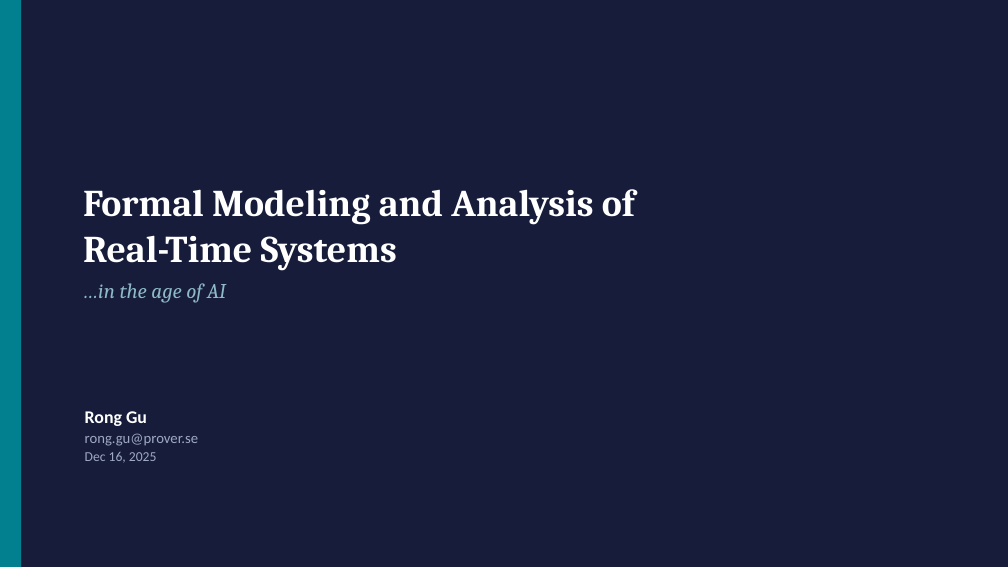
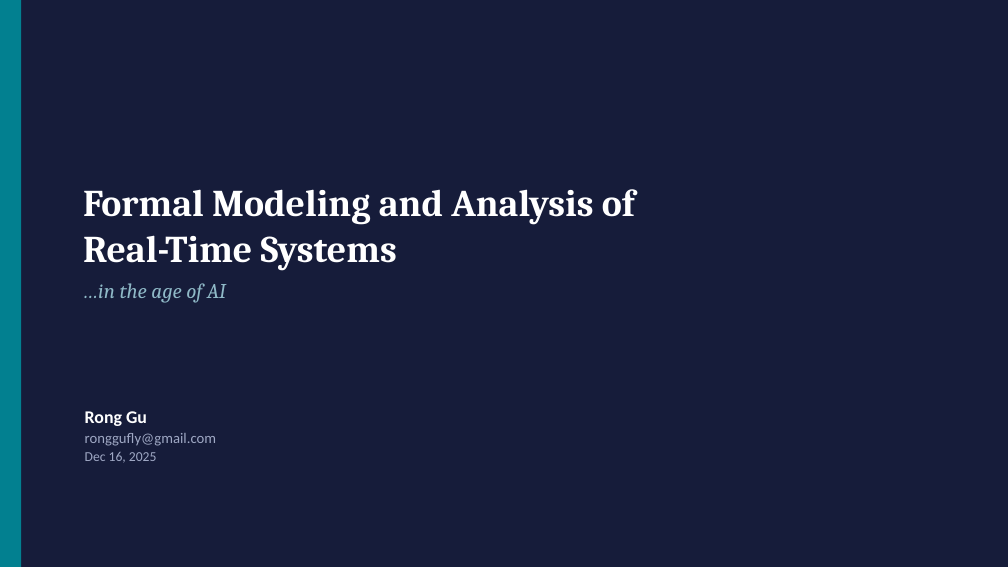
Before and after one commit to rgu01/rong-skills, a slide deck: slide 1 of experiments/Course-Embedded-System-II/Slides-AI-edition.pptx. Drawn at 1008x567 pixels with LibreOffice and Linux fonts; fonts in the diff are those of the drawing. Boxes give left, top, right and bottom in pixels: in the first picture for what was removed or moved away, otherwise in the second. Text is boxed around its words. In the diff, an @@ line names an element or a change of style, - is before the commit and + after.

```diff
--- a/experiments/Course-Embedded-System-II/Slides-AI-edition.pptx
+++ b/experiments/Course-Embedded-System-II/Slides-AI-edition.pptx
@@ text at <box>85,433,217,446</box>: text changed @@
-rong.gu@prover.se
+ronggufly@gmail.com
```
Also in this commit, not shown: 1 other slide changed, 8 other files.
